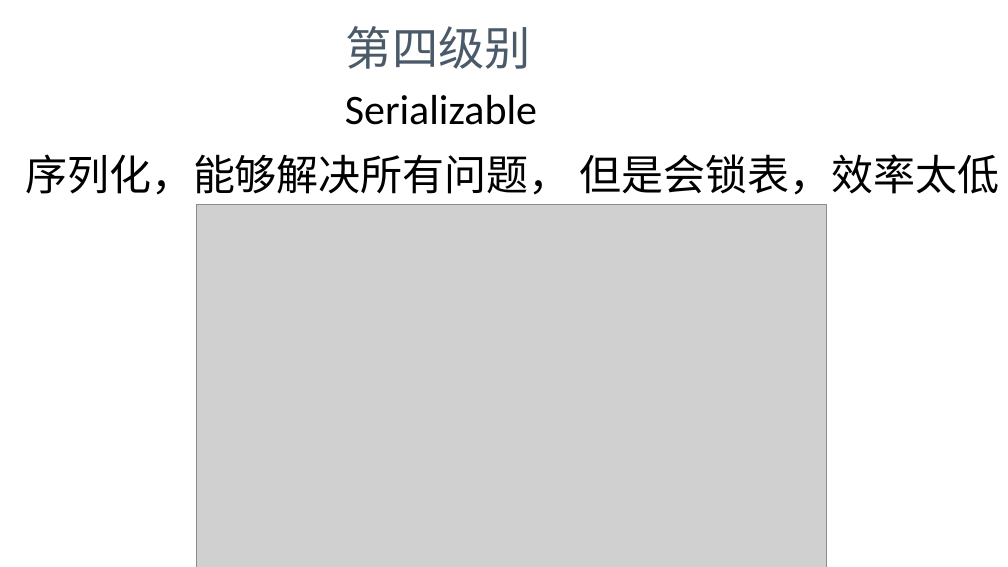
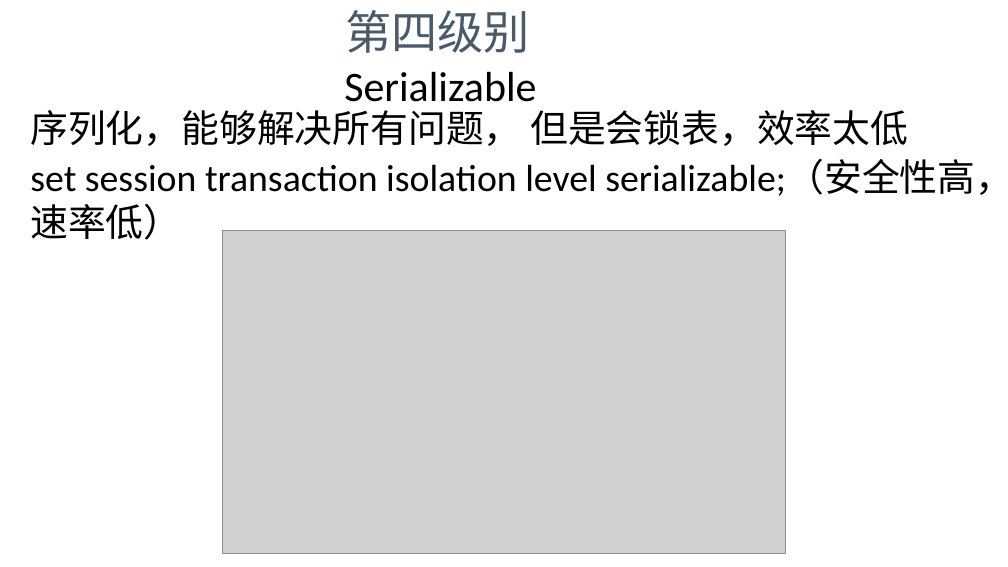
Before and after one commit to yangzhengx/dev01, a slide deck: slide 14 of 演讲.pptx (slide 13 before the commit). Drawn at 1008x567 pixels with LibreOffice and Linux fonts; fonts in the diff are those of the drawing; grey boxes stand for pictures; background and template pictures are left out. Boxes give left, top, right and bottom in pixels: in the first picture for what was removed or moved away, otherwise in the second. Text is boxed around its words. In the diff, an @@ line names an element or a change of style, - is before the commit and + after.

```diff
--- a/演讲.pptx
+++ b/演讲.pptx
@@ text "第四级别": place and size @@
-text "第四级别" at (346,26,531,69)
+text "第四级别" at (345,10,530,53)
@@ text "Serializable" rewrapped from (345,95,537,125) to (344,72,536,112) @@
@@ text "序列化，能够解决所有问题， 但是会锁表，效率太低": place and size @@
-text "序列化，能够解决所有问题， 但是会锁表，效率太低" at (25,154,1000,195)
+text "序列化，能够解决所有问题， 但是会锁表，效率太低" at (30,110,908,146)
@@ text "序列化，能够解决所有问题， 但是会锁表，效率太低" at (30,110,908,146): size 40 to 36 pt @@
@@ text added at (30,159,1008,240), 36 pt, text #000000 @@
+set session transaction isolation level serializable;（安全性高，速率低）
@@ picture: place and size @@
-picture at (197,205,827,567)
+picture at (223,231,786,554)
```
Also in this commit, not shown: 12 other slides changed, 1 slide added.
